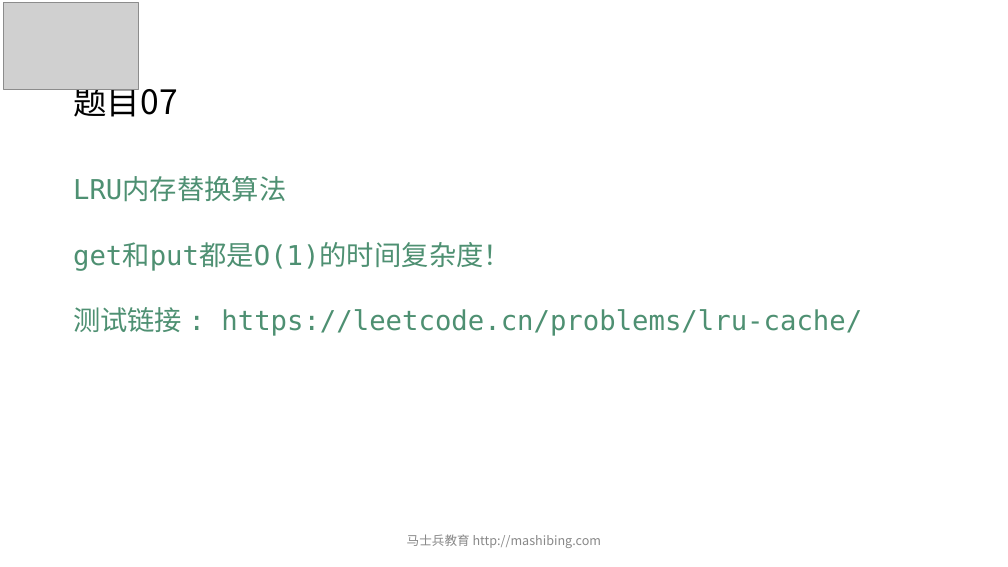
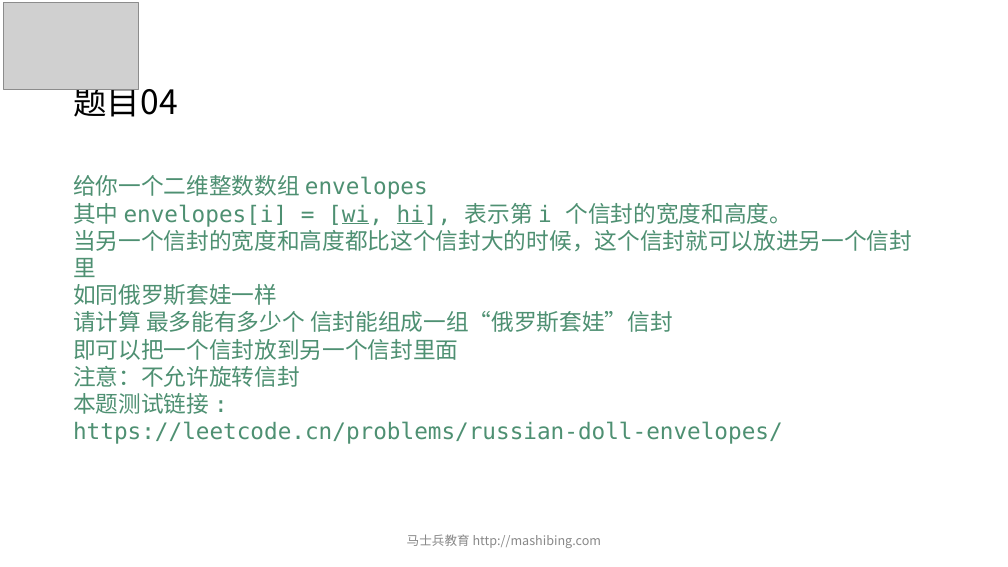
Before and after one commit to wblksheep/algorithm-zuo-msb-code, a slide deck: slide 5 of MCA算法突击课/第03期/ppt/powerpoint/第04节.pptx (slide 9 before the commit). Drawn at 1008x567 pixels with LibreOffice and Linux fonts; fonts in the diff are those of the drawing; grey boxes stand for pictures. Boxes give left, top, right and bottom in pixels: in the first picture for what was removed or moved away, otherwise in the second. Text is boxed around its words. In the diff, an @@ line names an element or a change of style, - is before the commit and + after.

```diff
--- a/MCA算法突击课/第03期/ppt/powerpoint/第04节.pptx
+++ b/MCA算法突击课/第03期/ppt/powerpoint/第04节.pptx
@@ title at [73, 80, 178, 117]: text changed @@
-题目07
+题目04
@@ text at [73, 175, 912, 444]: text changed; size 26 to 21.6 pt @@
-LRU内存替换算法
-get和put都是O(1)的时间复杂度！
-测试链接 : https://leetcode.cn/problems/lru-cache/
+给你一个二维整数数组 envelopes
+其中 envelopes[i] = [wi, hi], 表示第 i 个信封的宽度和高度。
+当另一个信封的宽度和高度都比这个信封大的时候，这个信封就可以放进另一个信封里
+如同俄罗斯套娃一样
+请计算 最多能有多少个 信封能组成一组“俄罗斯套娃”信封
+即可以把一个信封放到另一个信封里面
+注意：不允许旋转信封
+本题测试链接 :
+https://leetcode.cn/problems/russian-doll-envelopes/
```
Also in this commit, not shown: 2 other slides changed, 4 slides removed, 10 other files.
